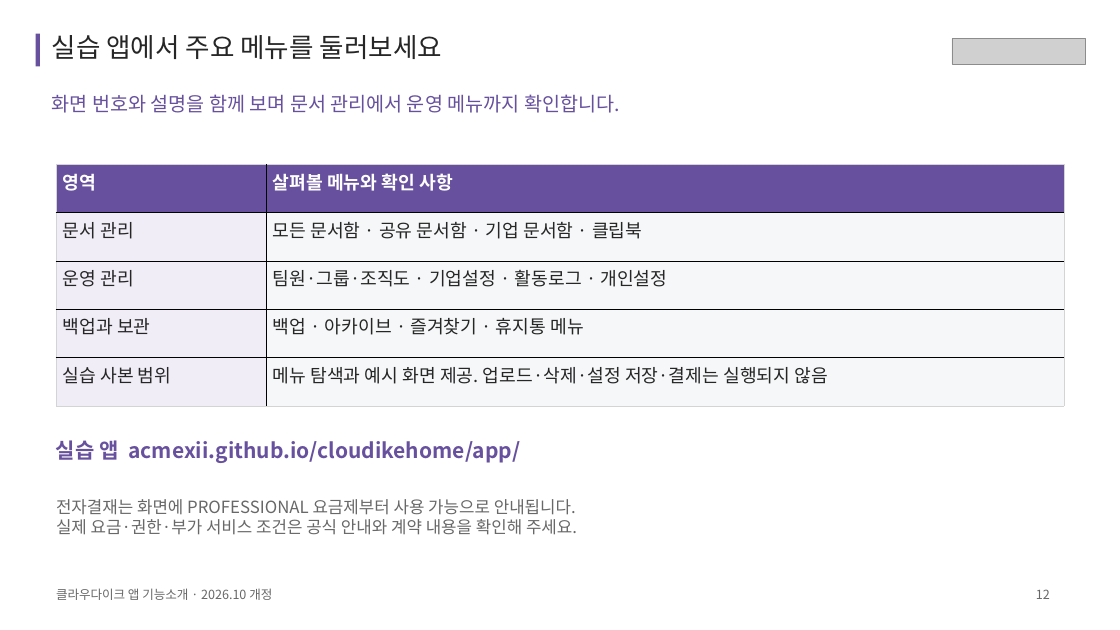
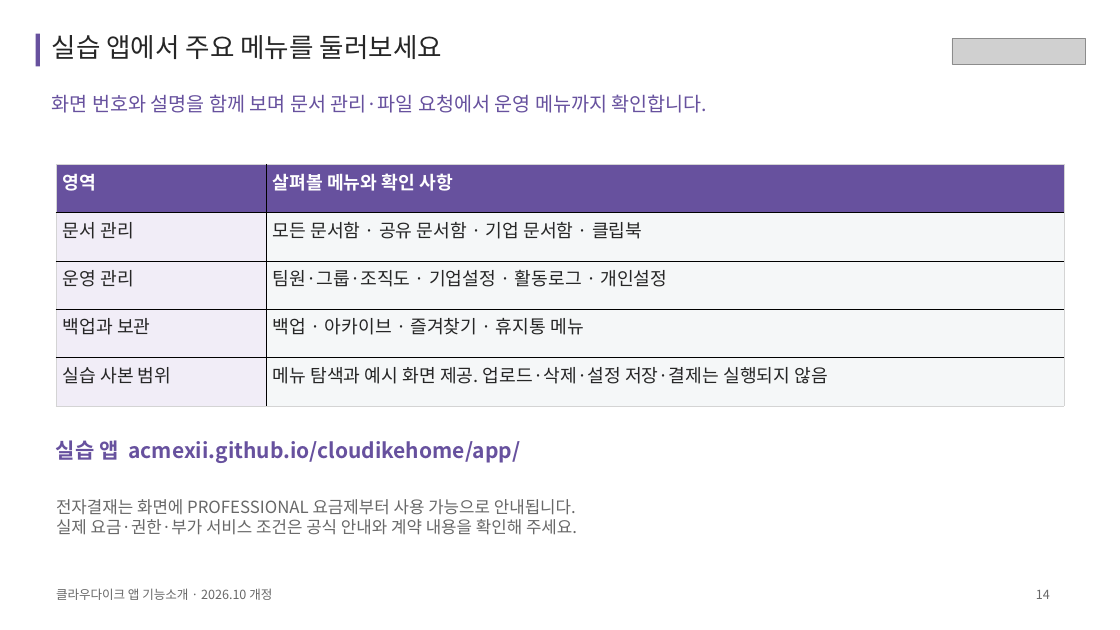
Before and after one commit to acmexii/cloudikehome, a slide deck: slide 14 of docs/cloudike-app-features.pptx (slide 12 before the commit). Drawn at 1120x630 pixels with LibreOffice and Linux fonts; fonts in the diff are those of the drawing; grey boxes stand for pictures. Boxes give left, top, right and bottom in pixels: in the first picture for what was removed or moved away, otherwise in the second. Text is boxed around its words. In the diff, an @@ line names an element or a change of style, - is before the commit and + after.

```diff
--- a/docs/cloudike-app-features.pptx
+++ b/docs/cloudike-app-features.pptx
@@ text at bbox=[52, 94, 708, 113]: text changed @@
-화면 번호와 설명을 함께 보며 문서 관리에서 운영 메뉴까지 확인합니다.
+화면 번호와 설명을 함께 보며 문서 관리·파일 요청에서 운영 메뉴까지 확인합니다.
@@ text at bbox=[1036, 590, 1050, 599]: text changed @@
-12
+14
```
Also in this commit, not shown: 8 other slides changed, 2 slides added, 2 other files.
